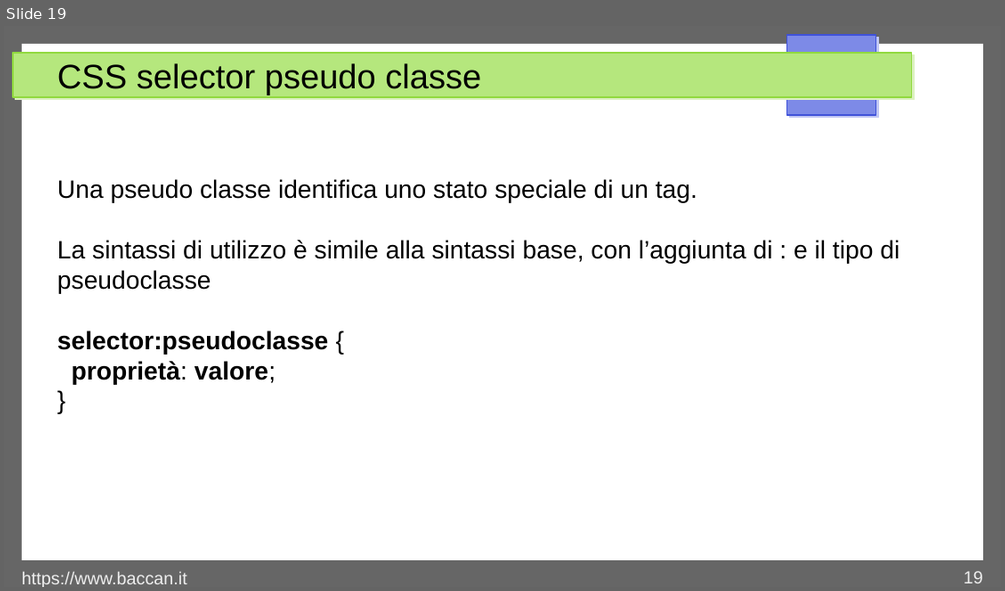
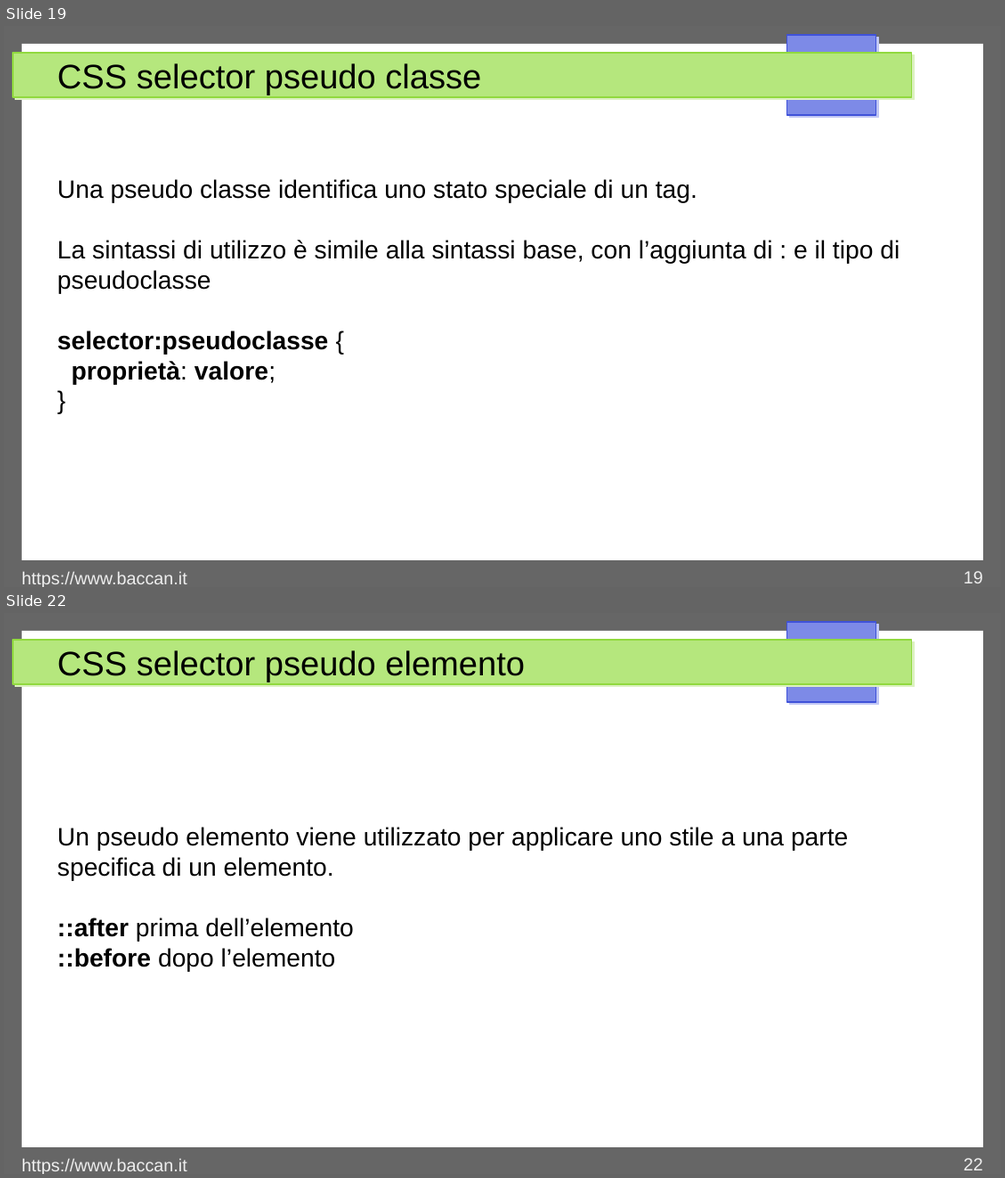
Before and after one commit to matteobaccan/CorsoCSS, a slide deck: Chapter_css.odp. Shown one above the other, each under a label of ours: slide 19 before the commit, slides 19 and 22 after it; the slides between them are not shown. The pictures are 1005x591 and 1005x1178 pixels, drawn with LibreOffice and Linux fonts; fonts in the diff are those of the drawing. Boxes give left, top, right and bottom in pixels: in the first picture for what was removed or moved away, otherwise in the second. Text is boxed around its words. In the diff, an @@ line names an element or a change of style, - is before the commit and + after.

Commit message:
Selector

```diff
--- a/Chapter_css.odp
+++ b/Chapter_css.odp
@@ slide 22 added at <box>4,613,1001,1174</box>, background #FFFFFF; not listed: 4 template elements that a slide beside it also shows @@
@@ title added at <box>57,650,525,682</box>, 27 pt, text #000000 @@
+CSS selector pseudo elemento
@@ text added at <box>57,827,848,971</box>, 20 pt, text #000000 @@
+Un pseudo elemento viene utilizzato per applicare uno stile a una parte specifica di un elemento.
+::after prima dell’elemento
+::before dopo l’elemento
@@ text added at <box>22,1158,187,1174</box>, 14 pt, text #EEEEEE @@
+https://www.baccan.it
@@ page number added at <box>963,1158,983,1170</box>, 14 pt, text #EEEEEE @@
+22
```
Also in this commit, not shown: 2 slides changed, 5 other slides added, 1 slide removed, 6 other files.
